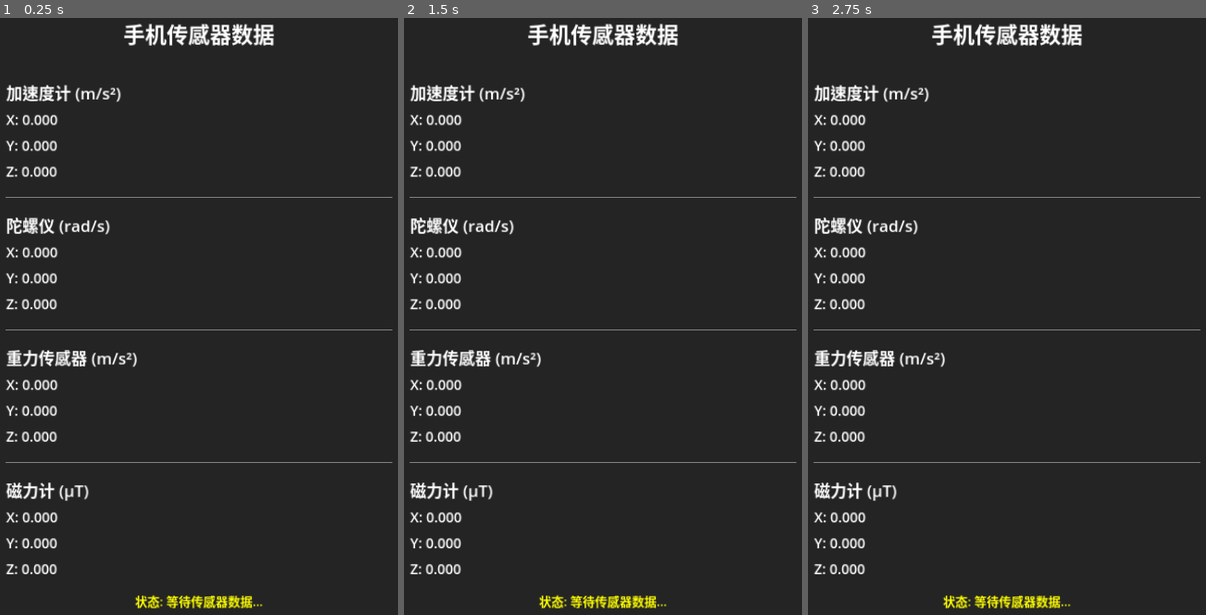
Above: before the commit, frames 1-3 (left to right).
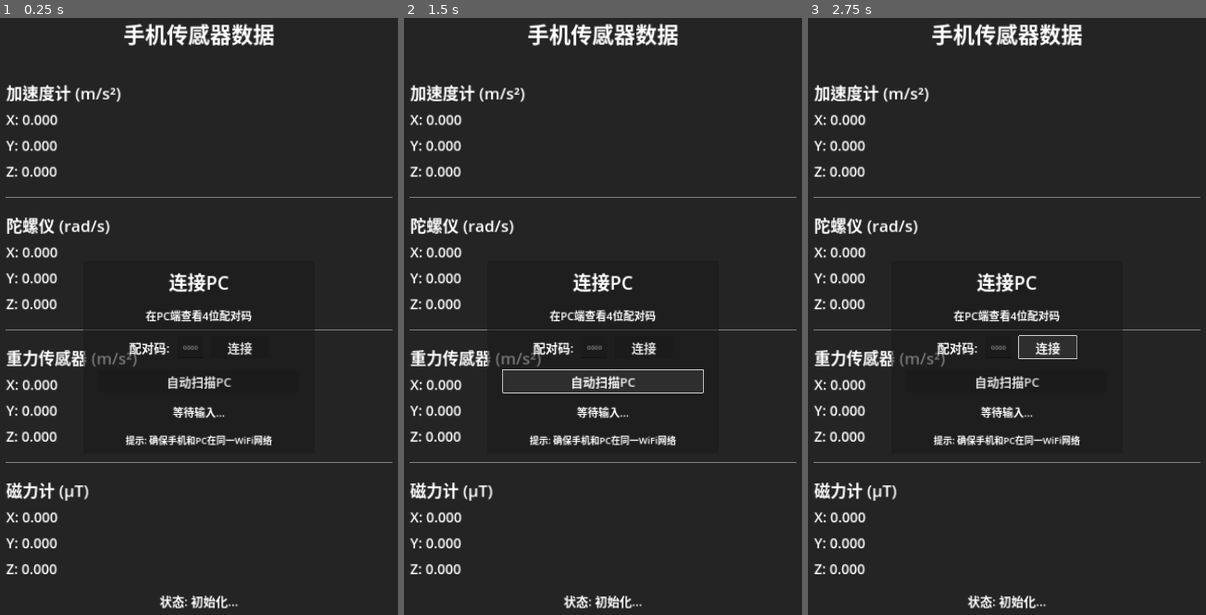
Above: after the commit, the same moments.

Repository: seekerzz/godot-client
Game: Godot game, scene res://main.tscn
Two runs of this game, one before a commit and one after it. Both use one fixed random seed, a clock stepped at 60 frames per second and the inputs below.
Inputs (mouse positions are in pixels of both pictures, inside the frame that each line leads up to):
- Up to frame 1 (0.25 s): no input
- Up to frame 2 (1.5 s): click (642, 346) at 0.5 s, where only the run after the commit has a clickable "连接"; click (603, 382) at 1.25 s, where only the run after the commit has a clickable "自动扫描PC"
- Up to frame 3 (2.75 s): click (1046, 346) at 2 s, where only the run after the commit has a clickable "连接"

The runs differ from the first frame. In frame 1, 2.5% of the frame differs, in the area x 20-80%, y 42-99%; in frame 2, 2.7%; in frame 3, 2.6%.
Error after the commit: Parse Error: The function signature doesn't match the parent. Parent signature is "disconnect(StringName, Callable) -> void". (res://sensor_sender.gd:241)

Commit message:
添加配对功能：扫描发现 + 配对码连接
- 重写 sensor_sender.gd：
  - 添加配对面板UI（输入配对码、扫描按钮）
  - 扫描发现端口(49000-49010)寻找PC
  - 配对码验证通过后获取数据端口
  - 配对成功后才开始发送传感器数据

- 更新 main.tscn：添加配对面板

配对流程：
1. 手机显示配对界面
2. 输入PC显示的4位配对码，点击连接
3. 或点击"自动扫描PC"按钮
4. 配对成功后隐藏面板，开始发送数据

发现端口: 49000-49010
数据端口: 动态分配(49555+)

Co-Authored-By: Claude Sonnet 4.5 <noreply@anthropic.com>

Diff:
--- a/main.tscn
+++ b/main.tscn
@@ -174,3 +174,88 @@
 text = "状态: 初始化..."
 horizontal_alignment = 1
 vertical_alignment = 2
+
+[node name="PairingPanel" type="Panel" parent="."]
+unique_name_in_owner = true
+layout_mode = 1
+anchors_preset = 8
+anchor_left = 0.5
+anchor_top = 0.5
+anchor_right = 0.5
+anchor_bottom = 0.5
+offset_left = -300.0
+offset_top = -250.0
+offset_right = 300.0
+offset_bottom = 250.0
+grow_horizontal = 2
+grow_vertical = 2
+
+[node name="VBoxContainer" type="VBoxContainer" parent="PairingPanel"]
+layout_mode = 1
+anchors_preset = 15
+anchor_right = 1.0
+anchor_bottom = 1.0
+offset_left = 40.0
+offset_top = 40.0
+offset_right = -40.0
+offset_bottom = -40.0
+grow_horizontal = 2
+grow_vertical = 2
+theme_override_constants/separation = 30
+
+[node name="Title" type="Label" parent="PairingPanel/VBoxContainer"]
+layout_mode = 2
+theme_override_font_sizes/font_size = 48
+text = "连接PC"
+horizontal_alignment = 1
+
+[node name="Instructions" type="Label" parent="PairingPanel/VBoxContainer"]
+layout_mode = 2
+theme_override_font_sizes/font_size = 28
+text = "在PC端查看4位配对码"
+horizontal_alignment = 1
+
+[node name="CodeContainer" type="HBoxContainer" parent="PairingPanel/VBoxContainer"]
+layout_mode = 2
+theme_override_constants/separation = 20
+alignment = 1
+
+[node name="Label" type="Label" parent="PairingPanel/VBoxContainer/CodeContainer"]
+layout_mode = 2
+theme_override_font_sizes/font_size = 32
+text = "配对码:"
+
+[node name="PairingCodeInput" type="LineEdit" parent="PairingPanel/VBoxContainer/CodeContainer"]
+unique_name_in_owner = true
+layout_mode = 2
+placeholder_text = "0000"
+alignment = 1
+max_length = 4
+virtual_keyboard_type = 2
+
+[node name="PairButton" type="Button" parent="PairingPanel/VBoxContainer/CodeContainer"]
+unique_name_in_owner = true
+custom_minimum_size = Vector2(150, 0)
+layout_mode = 2
+theme_override_font_sizes/font_size = 32
+text = "连接"
+
+[node name="ScanButton" type="Button" parent="PairingPanel/VBoxContainer"]
+unique_name_in_owner = true
+layout_mode = 2
+theme_override_font_sizes/font_size = 32
+text = "自动扫描PC"
+
+[node name="PairingStatus" type="Label" parent="PairingPanel/VBoxContainer"]
+unique_name_in_owner = true
+layout_mode = 2
+theme_override_font_sizes/font_size = 28
+text = "等待输入..."
+horizontal_alignment = 1
+
+[node name="Info" type="Label" parent="PairingPanel/VBoxContainer"]
+layout_mode = 2
+theme_override_font_sizes/font_size = 24
+text = "提示: 确保手机和PC在同一WiFi网络"
+horizontal_alignment = 1
+autowrap_mode = 3
--- a/sensor_sender.gd
+++ b/sensor_sender.gd
@@ -1,11 +1,12 @@
 extends Control
 
-# 传感器数据显示与发送脚本 - Godot 4
-# 将传感器数据通过UDP发送到PC端
-
-const SERVER_IP := "192.168.50.64"  # PC IP地址
-const SERVER_PORT := 49555
-const SEND_INTERVAL := 0.05  # 发送间隔(秒)
+# 传感器数据显示与发送脚本 - 带配对功能
+# 通过UDP发送传感器数据到PC端
+
+const DISCOVERY_PORT_START := 49000
+const DISCOVERY_PORT_END := 49010
+const PAIRING_TIMEOUT := 3.0  # 配对超时(秒)
+const SEND_INTERVAL := 0.05   # 发送间隔(秒)
 
 @onready var accel_x: Label = %AccelX
 @onready var accel_y: Label = %AccelY
@@ -25,28 +26,164 @@
 
 @onready var status_label: Label = %StatusLabel
 
-var udp: PacketPeerUDP
+# 配对UI
+@onready var pairing_panel: Panel = %PairingPanel
+@onready var pairing_code_input: LineEdit = %PairingCodeInput
+@onready var pair_button: Button = %PairButton
+@onready var scan_button: Button = %ScanButton
+@onready var pairing_status: Label = %PairingStatus
+
+var discovery_socket: PacketPeerUDP
+var data_socket: PacketPeerUDP
+var current_pc_ip: String = ""
+var current_data_port: int = -1
+
 var send_timer: float = 0.0
-var is_connected := false
+var is_paired := false
+var is_connecting := false
 
 func _ready():
-	init_network()
-	status_label.text = "状态: 传感器已启动"
-	status_label.modulate = Color.GREEN
-
-func init_network():
-	udp = PacketPeerUDP.new()
-	var err = udp.bind(0)  # 绑定任意可用端口
-	if err == OK:
-		udp.set_dest_address(SERVER_IP, SERVER_PORT)
-		is_connected = true
-		status_label.text = "状态: 网络已连接"
-		status_label.modulate = Color.GREEN
-	else:
-		status_label.text = "状态: 网络连接失败"
+	# 初始化发现socket
+	discovery_socket = PacketPeerUDP.new()
+	var err = discovery_socket.bind(0)  # 绑定任意端口
+	if err != OK:
+		status_label.text = "状态: 网络初始化失败"
 		status_label.modulate = Color.RED
+		return
+
+	# 初始化数据socket
+	data_socket = PacketPeerUDP.new()
+	err = data_socket.bind(0)
+	if err != OK:
+		status_label.text = "状态: 数据socket初始化失败"
+		status_label.modulate = Color.RED
+		return
+
+	# 连接按钮信号
+	pair_button.pressed.connect(_on_pair_button_pressed)
+	scan_button.pressed.connect(_on_scan_button_pressed)
+
+	update_status("等待配对...")
+
+func _on_pair_button_pressed():
+	var code = pairing_code_input.text.strip_edges()
+	if code.length() != 4:
+		pairing_status.text = "请输入4位配对码"
+		return
+
+	if is_connecting:
+		return
+
+	is_connecting = true
+	pairing_status.text = "正在配对..."
+	pair_button.disabled = true
+
+	# 启动配对流程
+	attempt_pairing(code)
+
+func _on_scan_button_pressed():
+	if is_connecting:
+		return
+
+	is_connecting = true
+	pairing_status.text = "正在扫描PC..."
+	scan_button.disabled = true
+
+	scan_for_pc()
+
+func scan_for_pc():
+	var found := false
+
+	for port in range(DISCOVERY_PORT_START, DISCOVERY_PORT_END + 1):
+		pairing_status.text = "尝试端口 " + str(port) + "..."
+
+		# 发送发现请求到广播地址
+		discovery_socket.set_dest_address("255.255.255.255", port)
+		discovery_socket.put_packet("DISCOVER".to_utf8_buffer())
+
+		# 等待回复
+		var start_time := Time.get_ticks_msec()
+		while Time.get_ticks_msec() - start_time < 1000:  # 1秒超时
+			if discovery_socket.get_available_bytes() > 0:
+				var packet = discovery_socket.get_packet()
+				var data = packet.get_string_from_utf8()
+				var pc_ip = discovery_socket.get_packet_ip()
+
+				if data.begins_with("SERVER_INFO:"):
+					current_pc_ip = pc_ip
+					found = true
+					pairing_status.text = "发现PC: " + pc_ip
+					break
+
+			await get_tree().process_frame
+
+		if found:
+			break
+
+	if not found:
+		pairing_status.text = "未找到PC，请确认PC端已启动"
+
+	is_connecting = false
+	scan_button.disabled = false
+
+func attempt_pairing(pairing_code: String):
+	var paired := false
+
+	# 尝试所有发现端口
+	for port in range(DISCOVERY_PORT_START, DISCOVERY_PORT_END + 1):
+		pairing_status.text = "尝试端口 " + str(port) + "..."
+
+		# 发送配对请求
+		discovery_socket.set_dest_address("255.255.255.255", port)
+		var request = "PAIR:" + pairing_code
+		discovery_socket.put_packet(request.to_utf8_buffer())
+
+		# 等待回复
+		var start_time := Time.get_ticks_msec()
+		while Time.get_ticks_msec() - start_time < int(PAIRING_TIMEOUT * 1000):
+			if discovery_socket.get_available_bytes() > 0:
+				var packet = discovery_socket.get_packet()
+				var data = packet.get_string_from_utf8()
+				var pc_ip = discovery_socket.get_packet_ip()
+
+				if data.begins_with("PAIRED:"):
+					# 配对成功
+					current_data_port = int(data.substr(7))
+					current_pc_ip = pc_ip
+					is_paired = true
+					paired = true
+
+					# 设置数据socket目标
+					data_socket.set_dest_address(pc_ip, current_data_port)
+
+					pairing_status.text = "配对成功! 端口: " + str(current_data_port)
+					pairing_panel.visible = false
+					update_status("已连接: " + pc_ip)
+					break
+
+				elif data == "ERROR:WRONG_CODE":
+					pairing_status.text = "配对码错误"
+					break
+
+				elif data.begins_with("ERROR:"):
+					pairing_status.text = "配对失败: " + data
+					break
+
+			await get_tree().process_frame
+
+		if paired:
+			break
+
+	if not paired and pairing_status.text != "配对码错误":
+		pairing_status.text = "配对超时，请重试"
+
+	is_connecting = false
+	pair_button.disabled = false
 
 func _process(delta):
+	if not is_paired:
+		return
+
 	# 获取传感器数据
 	var accel = Input.get_accelerometer()
 	var gyro = Input.get_gyroscope()
@@ -58,18 +195,9 @@
 
 	# 定时发送数据
 	send_timer += delta
-	if send_timer >= SEND_INTERVAL and is_connected:
+	if send_timer >= SEND_INTERVAL:
 		send_sensor_data(accel, gyro, gravity, magneto)
 		send_timer = 0.0
-
-	# 更新状态
-	if accel == Vector3.ZERO and gyro == Vector3.ZERO:
-		status_label.text = "状态: 等待传感器数据..."
-		status_label.modulate = Color.YELLOW
-	else:
-		if is_connected:
-			status_label.text = "状态: 正常发送数据"
-			status_label.modulate = Color.GREEN
 
 func update_display(accel: Vector3, gyro: Vector3, gravity: Vector3, magneto: Vector3):
 	accel_x.text = "X: %.3f" % accel.x
@@ -99,10 +227,27 @@
 
 	var json_str = JSON.stringify(data)
 	var packet = json_str.to_utf8_buffer()
-	var err = udp.put_packet(packet)
+	var err = data_socket.put_packet(packet)
+
 	if err == OK:
-		print("[发送] ", json_str)
+		update_status("发送中...")
+	else:
+		update_status("发送失败")
+
+func update_status(text: String):
+	if status_label:
+		status_label.text = "状态: " + text
+
+func disconnect():
+	is_paired = false
+	current_pc_ip = ""
+	current_data_port = -1
+	pairing_panel.visible = true
+	pairing_status.text = "已断开"
+	update_status("等待配对...")
 
 func _exit_tree():
-	if udp:
-		udp.close()
+	if discovery_socket:
+		discovery_socket.close()
+	if data_socket:
+		data_socket.close()
